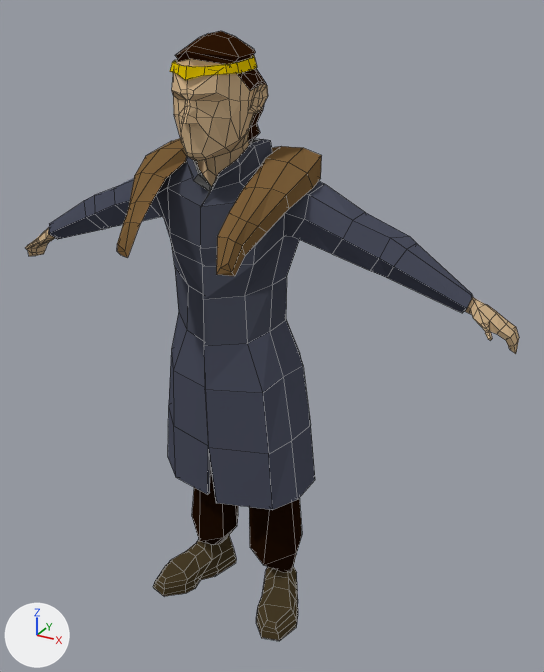
The Blender file libs/chars/king/king.blend, before and after one commit.
Before and after are seen from a camera (50 mm lens) standing at (1.227, -1.98, 2.077) and looking at (0.127, 0.021, 1.077). The lights are fixed; the arrows at lower left show +X, +Y and +Z. Mesh edges are drawn as thin lines.

The first picture shows 'king'.
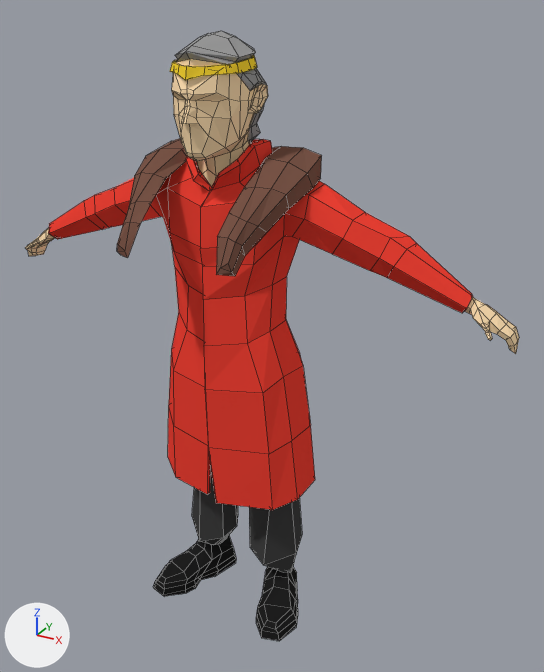
Location of each change, (x1, y1, x2, y2) in pixels of the pictures (544 x 672 px):
'king', recoloured
    both: (25, 31, 519, 641)

Diff of the bpy script that builds the scene:
```diff
--- a/libs/chars/king/king.blend.py
+++ b/libs/chars/king/king.blend.py
@@ mat_tan @@
 mat_tan = diffuse_material('Tan')
-mat_tan.base_color = (0.644, 0.456, 0.262)  # beige #d2b48c
+mat_tan.base_color = (1.0, 0.745, 0.445)  # beige #ffe0b2
@@ mat_pants @@
 mat_pants = diffuse_material('pants')
-mat_pants.base_color = (0.0147, 0.0052, 0.00134)  # black #201004
+mat_pants.base_color = (0.0545, 0.0545, 0.0545)  # black #424242
@@ mat_coat @@
 mat_coat = diffuse_material('coat')
-mat_coat.base_color = (0.0671, 0.0731, 0.1)  # dark blue #494c59
+mat_coat.base_color = (0.905, 0.0561, 0.0369)  # red #f44336
@@ mat_shoes @@
 mat_shoes = diffuse_material('Shoes')
-mat_shoes.base_color = (0.0668, 0.0475, 0.0217)  # brown #493e29
+mat_shoes.base_color = (0.0152, 0.0152, 0.0152)  # black #212121
@@ mat_hair @@
 mat_hair = diffuse_material('Hair')
-mat_hair.base_color = (0.0273, 0.00857, 0.00182)  # brown #2e1706
+mat_hair.base_color = (0.342, 0.342, 0.342)  # grey #9e9e9e
@@ mat_caot_3 @@
 mat_caot_3 = diffuse_material('caot#3')
-mat_caot_3.base_color = (0.0761, 0.0829, 0.119)  # dark blue #4e5161
+mat_caot_3.base_color = (0.905, 0.0561, 0.0369)  # red #f44336
```
